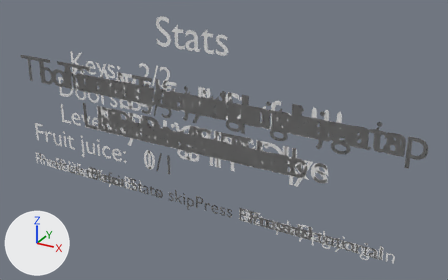
What one commit did to the Blender file FinalProject/blender/tutorial.blend.
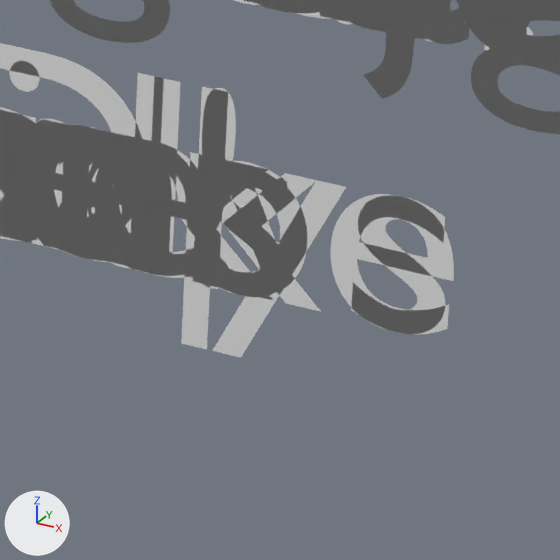
The first picture shows the older version from a camera (50 mm lens) standing at (507.13, 488.54, 205.24) and looking at (500.71, 500.21, 199.4). The close-ups show both versions on the part from 59% to 77% of the width and 48% to 77% of the height of that picture. The lights are fixed; the arrows at lower left show +X, +Y and +Z.

The first close-up shows 'InteractionController', 'Jump', 'Movement', 'MovementController', 'RestartController', 'Tutorial', 'TutorialAgainController', 'Visual', 'VisualController', 'WinText', 'Window'.
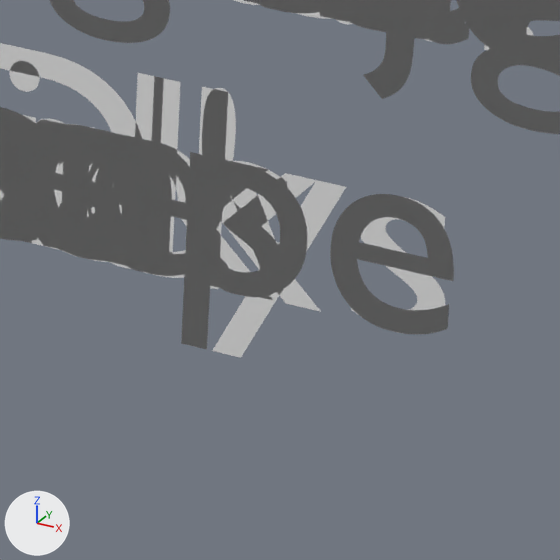
The change, as JSON lines over the scene's bpy script:
```json
{"op": "set", "path": "txt_text_022.body", "old": "'Tutorial of\\nthe game'", "new": "'Tutorial of\\nLabyrinth Escape'"}
```

Location of each change, (x1, y1, x2, y2) in pixels of the close-ups (560 x 560 px):
```json
{"object": "TutorialFirstText", "change": "text changed", "after": [0, 107, 454, 349], "on screen": "not visible before"}
{"object": "Tutorial", "change": "unchanged, covered by the edit", "before": [0, 107, 454, 349]}
```
